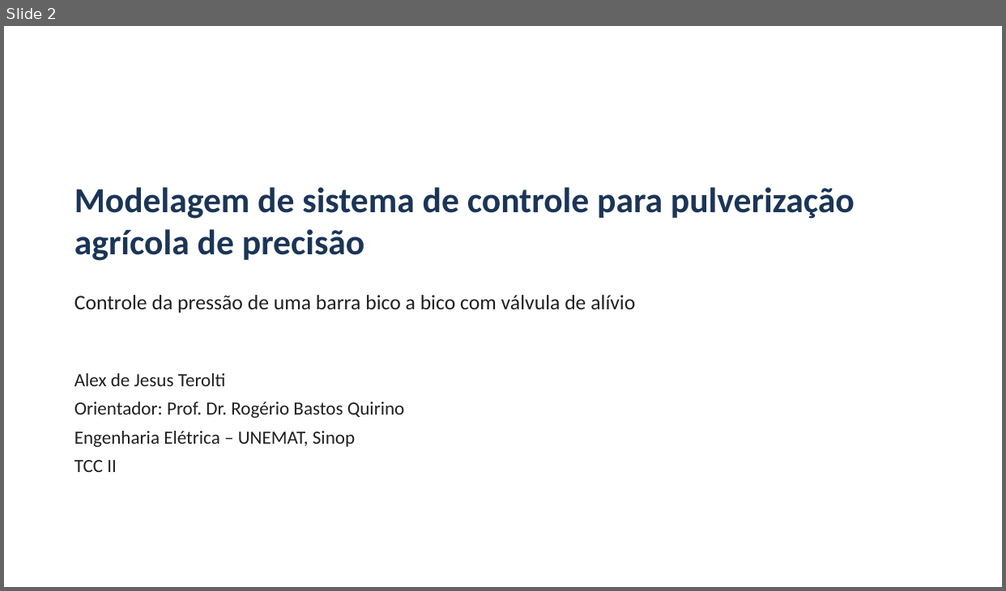
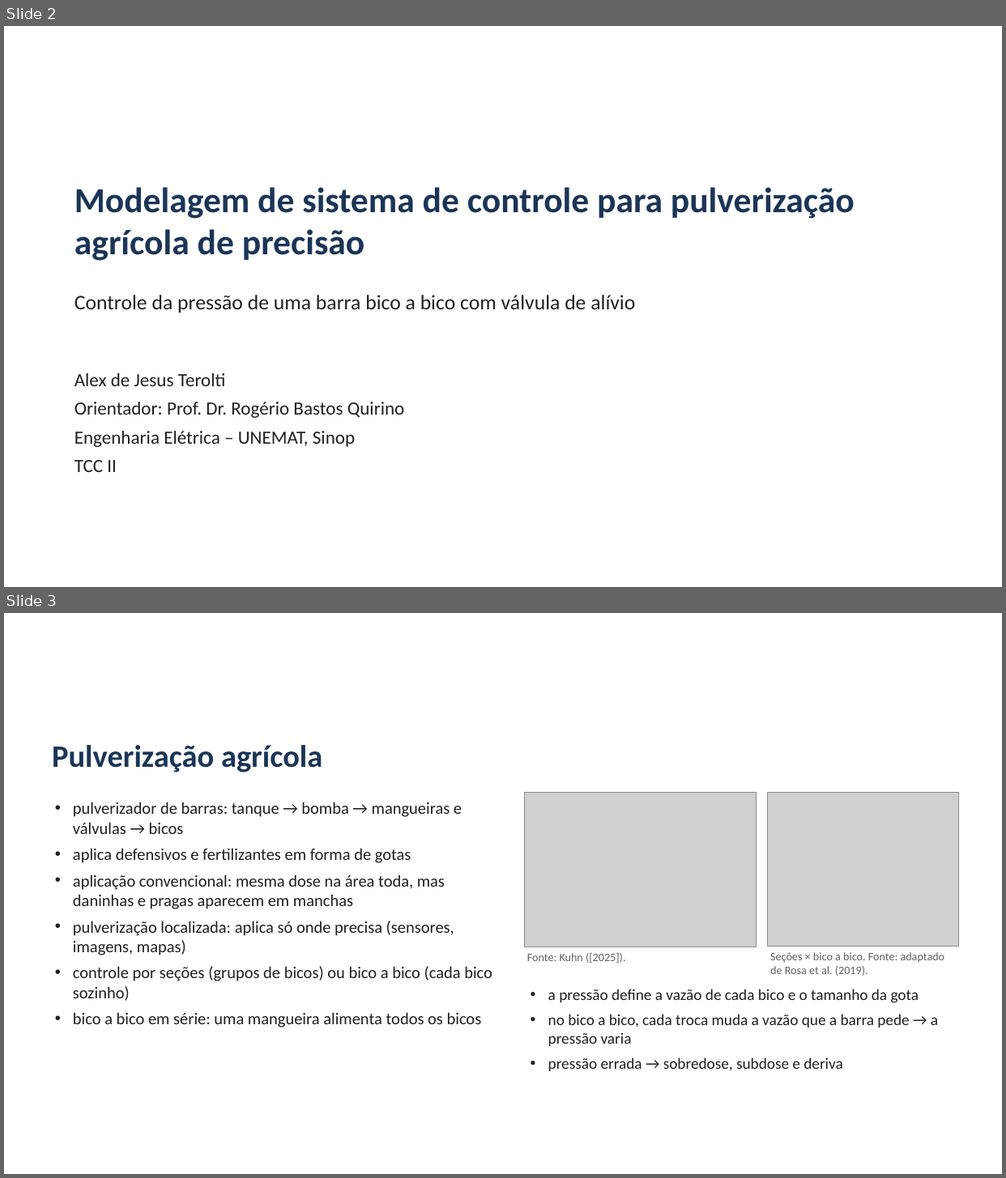
Before and after one commit to alexteroltismart/tcc, a slide deck: docs/Apresentacao_Banca_TCC_v25.pptx. Shown one above the other, each under a label of ours: slide 2 before the commit, slides 2 and 3 after it. The pictures are 1006x591 and 1006x1178 pixels, drawn with LibreOffice and Linux fonts; fonts in the diff are those of the drawing; grey boxes stand for pictures; background and template pictures are left out. Boxes give left, top, right and bottom in pixels: in the first picture for what was removed or moved away, otherwise in the second. Text is boxed around its words. In the diff, an @@ line names an element or a change of style, - is before the commit and + after.

```diff
--- a/docs/Apresentacao_Banca_TCC_v25.pptx
+++ b/docs/Apresentacao_Banca_TCC_v25.pptx
@@ slide 3 added at box(4, 613, 1002, 1174), background picture (left out) @@
@@ text added at box(52, 745, 322, 773), 30 pt, text #1B3557, bold @@
+Pulverização agrícola
@@ text added at box(73, 802, 492, 1028), 16 pt, text #202020 @@
+• pulverizador de barras: tanque → bomba → mangueiras e válvulas → bicos
+• aplica defensivos e fertilizantes em forma de gotas
+• aplicação convencional: mesma dose na área toda, mas daninhas e pragas aparecem em manchas
+• pulverização localizada: aplica só onde precisa (sensores, imagens, mapas)
+• controle por seções (grupos de bicos) ou bico a bico (cada bico sozinho)
+• bico a bico em série: uma mangueira alimenta todos os bicos
@@ picture added at box(524, 793, 756, 948) @@
@@ picture added at box(768, 793, 958, 947) @@
@@ text added at box(770, 952, 945, 976), 11 pt, text #606060 @@
+Seções × bico a bico. Fonte: adaptado de Rosa et al. (2019).
@@ text added at box(527, 953, 625, 963), 11 pt, text #606060 @@
+Fonte: Kuhn ([2025]).
@@ text added at box(548, 989, 938, 1071), 15 pt, text #202020 @@
+• a pressão define a vazão de cada bico e o tamanho da gota
+• no bico a bico, cada troca muda a vazão que a barra pede → a pressão varia
+• pressão errada → sobredose, subdose e deriva
```
Also in this commit, not shown: 1 slide changed, 3 other files.
